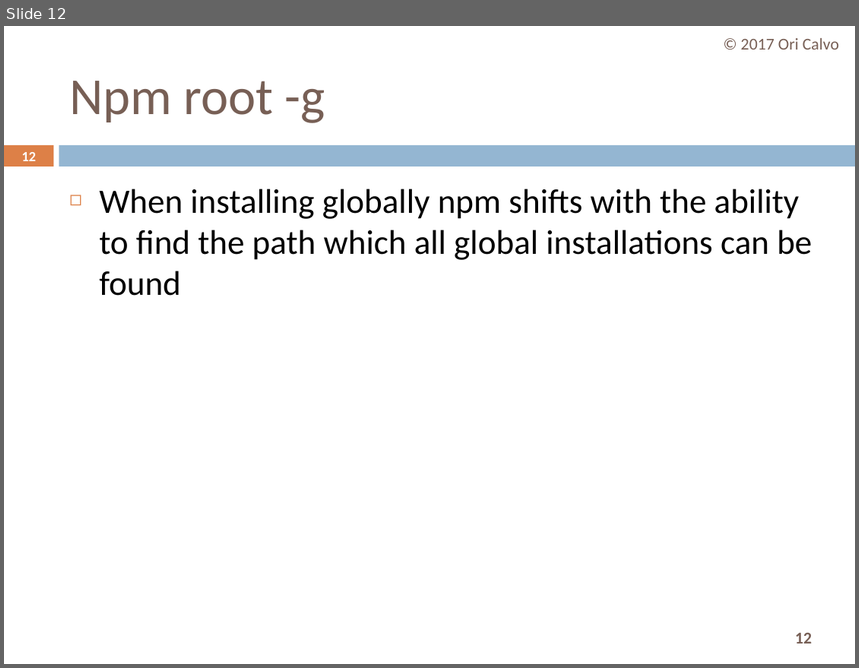
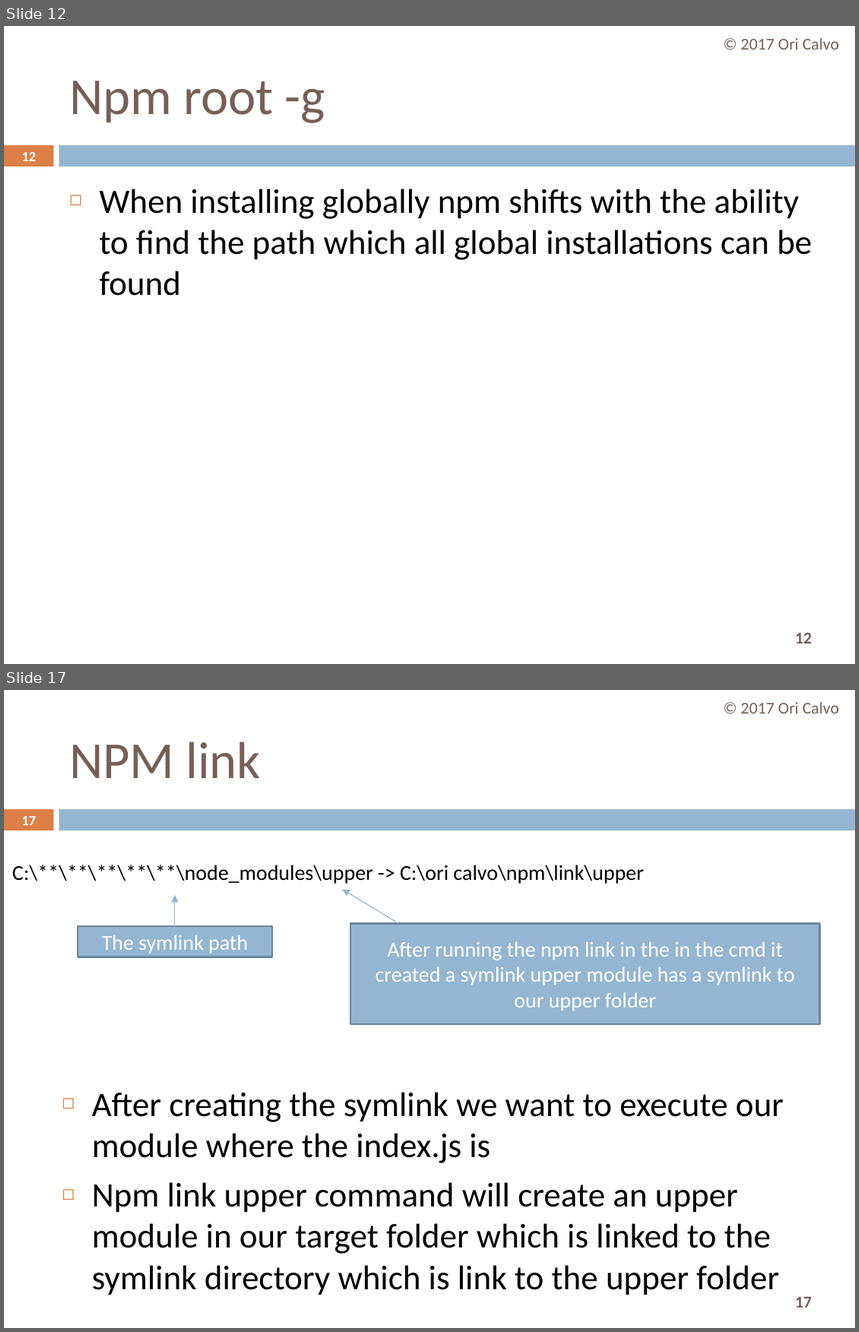
Before and after one commit to oricalvo/course-angular, a slide deck: PPTs/npm.pptx. Shown one above the other, each under a label of ours: slide 12 before the commit, slides 12 and 17 after it; the slides between them are not shown. The pictures are 859x668 and 859x1332 pixels, drawn with LibreOffice and Linux fonts; fonts in the diff are those of the drawing. Boxes give left, top, right and bottom in pixels: in the first picture for what was removed or moved away, otherwise in the second. Text is boxed around its words. In the diff, an @@ line names an element or a change of style, - is before the commit and + after.

```diff
--- a/PPTs/npm.pptx
+++ b/PPTs/npm.pptx
@@ slide 17 added at [4, 690, 855, 1328], background #FFFFFF; not listed: 3 template elements that a slide beside it also shows @@
@@ text added at [741, 702, 839, 714], 14 pt, text #775F55 @@
+© 2017 Ori Calvo
@@ title added at [69, 742, 261, 778], 44 pt, text #775F55 @@
+NPM link
@@ page number added at [21, 816, 36, 825], 11.9 pt, text #FFFFFF, bold @@
+17
@@ text added at [12, 865, 644, 884], 18 pt, text #000000 @@
+C:\**\**\**\**\**\node_modules\upper -> C:\ori calvo\npm\link\upper
@@ arrow added from (396, 923) to (343, 889), #94B6D2 0.79 pt @@
@@ arrow added from (175, 929) to (175, 895), #94B6D2 0.79 pt @@
@@ rectangle added at [78, 926, 272, 957], fill #94B6D2, outline #6D879B 1.5 pt, 18 pt, text #FFFFFF @@
+The symlink path
@@ rectangle added at [351, 924, 819, 1024], fill #94B6D2, outline #6D879B 1.5 pt, 18 pt, text #FFFFFF @@
+After running the npm link in the in the cmd it created a symlink upper module has a symlink to our upper folder
@@ text added at [92, 1092, 784, 1296], 29 pt, text #000000 @@
+◻ After creating the symlink we want to execute our module where the index.js is
+◻ Npm link upper command will create an upper module in our target folder which is linked to the symlink directory which is link to the upper folder
```
Also in this commit, not shown: 5 slides changed, 10 other slides added.
